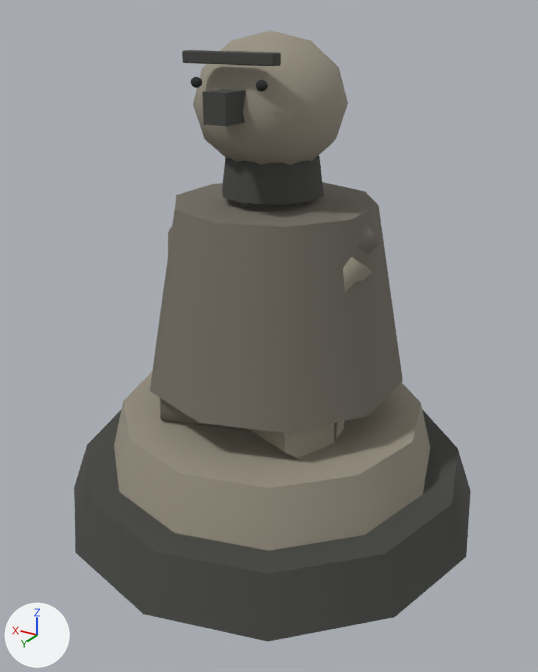
The glTF model public/assets/maps/detail-v1/models/idol.glb as it was, and as the next commit left it.
Rendered twice from a 50 mm lens placed at (-2.26, 3.8, 3.07), pointed at (-0.04, 0.11, 1.23). The lights are fixed; the arrows at lower left show +X, +Y and +Z. The older version comes first. Vertices at exactly the same position are counted once.

In view in the first picture: 'idol'.
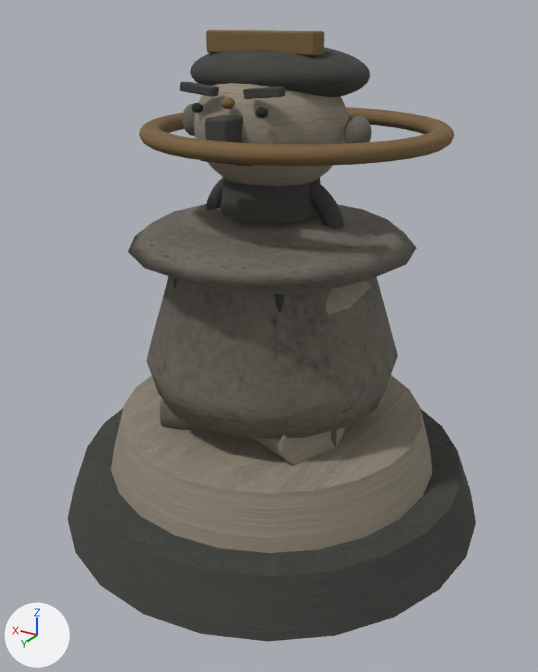
Where the change shows, as pixel boxes [x1, y1, x2, y2] in the pictures (538 x 672 px):
'idol', surface changed, reshaped: before [74, 30, 471, 642]; after [67, 30, 476, 642]
part 1 of me_mesh_0, added: after [181, 208, 374, 248]
part 2 of me_mesh_0, added (brown): after [194, 83, 348, 186]
part 3 of me_mesh_0, added: after [190, 47, 370, 97]
part 4 of me_mesh_0, added (brown): after [139, 107, 454, 166]
part 5 of me_mesh_0, added: after [344, 115, 372, 143]
part 6 of me_mesh_0, added: after [182, 104, 195, 136]
part 7 of me_mesh_0, added: after [256, 107, 268, 118]
part 8 of me_mesh_0, added: after [191, 103, 203, 113]
part 9 of me_mesh_0, added: after [221, 97, 235, 109]
part 10 of me_mesh_0, rebuilt (14% wider, 6% shorter): before [150, 182, 403, 433]; after [128, 204, 416, 439]
part 11 of me_mesh_0, rebuilt: before [222, 155, 324, 205]; after [220, 178, 321, 223]
part 12 of me_mesh_0, rebuilt: before [247, 421, 344, 458]; after [253, 428, 345, 465]
part 13 of me_mesh_0, rebuilt (mostly hidden): before [160, 398, 338, 441]; after [160, 397, 337, 446]
part 14 of me_mesh_0, rebuilt (not visible afterwards): before [168, 227, 172, 254]
part 15 of me_mesh_0, deleted: before [182, 50, 281, 66]
part 16 of me_mesh_0, deleted: before [191, 77, 202, 88]
part 17 of me_mesh_0, deleted: before [256, 80, 268, 91]
part 18 of me_mesh_0, reshaped: before [74, 30, 471, 642]; after [67, 30, 476, 642]

Patch to the scene script:
```diff
--- a/public/assets/maps/detail-v1/models/idol.glb.py
+++ b/public/assets/maps/detail-v1/models/idol.glb.py
@@ mat_material_0 @@
 mat_material_0 = bpy.data.materials.new('Material_0')
-# nodes: BsdfPrincipled, OutputMaterial, TexImage
-# uses the picture img_map_detail_palette_v1
+# nodes: BsdfPrincipled, Mix, NormalMap, OutputMaterial, SeparateColor, TexImage x3, VertexColor
+# uses the picture img_map_detail_base_color
+# uses the picture img_map_detail_normal
+# uses the picture img_map_detail_orm
@@ me_mesh_0 @@
-me_mesh_0.from_pydata(...)  # 465 vertices, 856 faces; spans x -1.4..1.4, y -1.4..1.4, z 0.0..3.0
+me_mesh_0.from_pydata(...)  # 5486 vertices, 10772 faces; spans x -1.4..1.4, y -1.4..1.4, z 0.0..3.0
+# me_mesh_0 part 1: a new loose piece, a UV sphere (28 segments, 18 rings, poles along z) spanning x -0.73..0.73, y -0.44..0.4, z 1.6..2.0, in mat_material_0
+# me_mesh_0 part 2: a new loose piece, a UV sphere (28 segments, 18 rings, poles along z) spanning x -0.45..0.45, y -0.4..0.44, z 2.12..2.86, in mat_material_0
+# me_mesh_0 part 3: a new loose piece, a UV sphere (28 segments, 18 rings, poles along z) spanning x -0.54..0.54, y -0.45..0.33, z 2.61..2.93, in mat_material_0
+# me_mesh_0 part 4: a new loose piece, a torus around z (ring radius 0.87, tube radius 0.06) spanning x -0.94..0.94, y -1.22..0.66, z 2.38..2.48, in mat_material_0
+# me_mesh_0 part 5: a new loose piece, a UV sphere (28 segments, 18 rings, poles along z) spanning x -0.62..-0.47, y -0.05..0.08, z 2.4..2.58, in mat_material_0
+# me_mesh_0 part 6: a new loose piece, a UV sphere (28 segments, 18 rings, poles along z) spanning x 0.47..0.62, y -0.05..0.08, z 2.4..2.58, in mat_material_0
+# me_mesh_0 part 7: a new loose piece, a UV sphere (16 segments, 10 rings, poles along z) spanning x -0.237..-0.167, y 0.42..0.467, z 2.594..2.647, in mat_material_0
+# me_mesh_0 part 8: a new loose piece, a UV sphere (16 segments, 10 rings, poles along z) spanning x 0.167..0.237, y 0.42..0.467, z 2.594..2.647, in mat_material_0
+# me_mesh_0 part 9: a new loose piece, a UV sphere (16 segments, 10 rings, poles along z) spanning x -0.039..0.039, y 0.42..0.482, z 2.626..2.686, in mat_material_0
+# me_mesh_0 part 10: the loose piece of 24 vertices spanning x -0.8..0.8, y -0.87..0.81, z 0.93..2.05 is rebuilt with 121 vertices and now spans x -0.87..0.87, y -0.87..0.87, z 0.78..1.9
+# me_mesh_0 part 11: the loose piece of 24 vertices spanning x -0.3..0.3, y -0.31..0.31, z 2.1..2.33 is rebuilt with 52 vertices and now spans x -0.31..0.31, y -0.31..0.31, z 2.0..2.22
+# me_mesh_0 part 12: the loose piece of 18 vertices spanning x -0.62..0.62, y -0.25..0.61, z 0.61..1.03 is rebuilt with 50 vertices and now spans x -0.62..0.62, y -0.26..0.62, z 0.57..0.99
+# me_mesh_0 part 13: the loose piece of 18 vertices spanning x -0.6..0.6, y -0.19..0.61, z 0.6..0.99 is rebuilt with 50 vertices and now spans x -0.61..0.61, y -0.2..0.62, z 0.56..0.95
+# me_mesh_0 part 14: the loose piece of 18 vertices spanning x 0.14..0.7, y -0.06..0.59, z 1.29..1.89 is rebuilt with 50 vertices and now spans x 0.14..0.7, y -0.07..0.6, z 1.23..1.8
+# me_mesh_0 part 15: the loose piece of 56 vertices spanning x -0.28..0.28, y 0.38..0.46, z 2.84..2.91 is deleted
+# me_mesh_0 part 16: the loose piece of 52 vertices spanning x 0.17..0.24, y 0.42..0.47, z 2.72..2.78 is deleted
+# me_mesh_0 part 17: the loose piece of 52 vertices spanning x -0.24..-0.17, y 0.42..0.47, z 2.72..2.78 is deleted
+# me_mesh_0 part 18: 188 vertices removed from x -1.28..1.28, y -1.28..1.28, z 0.35..3.0; 1838 vertices added at x -1.35..1.35, y -1.35..1.35, z 0.0..3.0
+# other edits to the shape of me_mesh_0 do not show in these pictures
 me_mesh_0.materials.append(mat_material_0)
```
